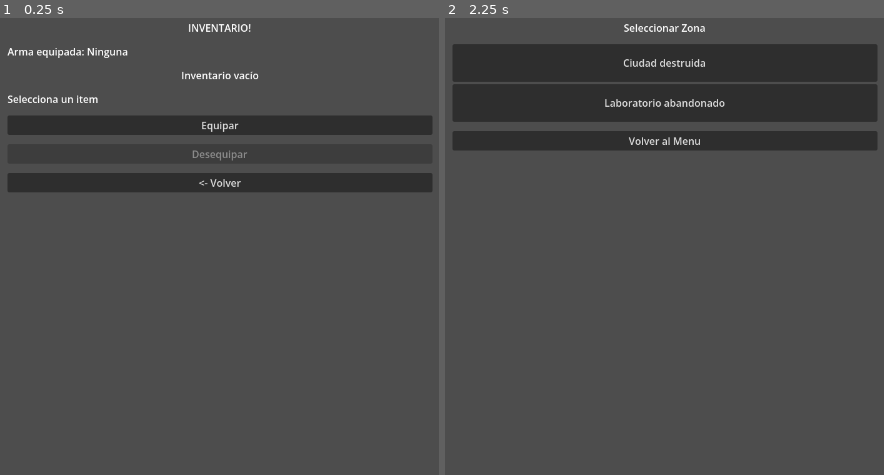
Above: before the commit, frames 1-2 (left to right).
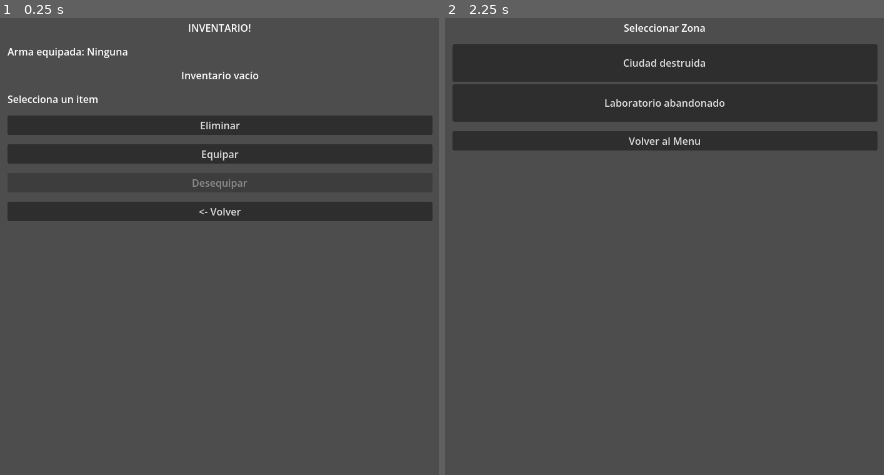
Above: after the commit, the same moments.

Repository: MirandaFrancoCBA/apocalypsheep
Game: Godot game, scene res://scenes/inventory.tscn
Two runs of this game, one before a commit and one after it. Both use one fixed random seed, a clock stepped at 60 frames per second and the inputs below. This scene is started directly instead of the project's main scene.
Inputs (mouse positions are in pixels of both pictures, inside the frame that each line leads up to):
- Up to frame 1 (0.25 s): no input
- Up to frame 2 (2.25 s): click "Equipar" at 0.5 s; click (664, 123) at 1.25 s, where only the run after the commit has a clickable "Eliminar"; click "<- Volver" at 2 s

The runs differ from the first frame. In frame 1, 4.4% of the frame differs, in the area x 1-99%, y 22-45%; in frame 2, nothing differs.

Commit message:
Fix: minor bugs

Diff:
--- a/scenes/inventory.tscn
+++ b/scenes/inventory.tscn
@@ -44,6 +44,10 @@
 text = "Selecciona un item"
 autowrap_mode = 2
 
+[node name="ButtonDelete" type="Button" parent="MarginContainer/VBoxContainer" unique_id=166275754]
+layout_mode = 2
+text = "Eliminar"
+
 [node name="ButtonEquip" type="Button" parent="MarginContainer/VBoxContainer" unique_id=1069234930]
 layout_mode = 2
 text = "Equipar"
@@ -56,6 +60,12 @@
 layout_mode = 2
 text = "<- Volver"
 
+[node name="ConfirmDeleteDialog" type="ConfirmationDialog" parent="." unique_id=394682685]
+ok_button_text = "Eliminar"
+dialog_text = "Eliminar item?"
+
+[connection signal="pressed" from="MarginContainer/VBoxContainer/ButtonDelete" to="." method="_on_button_delete_pressed"]
 [connection signal="pressed" from="MarginContainer/VBoxContainer/ButtonEquip" to="." method="_on_button_equip_pressed"]
 [connection signal="pressed" from="MarginContainer/VBoxContainer/ButtonUnequip" to="." method="_on_button_unequip_pressed"]
 [connection signal="pressed" from="MarginContainer/VBoxContainer/ButtonBack" to="." method="_on_button_back_pressed"]
+[connection signal="confirmed" from="ConfirmDeleteDialog" to="." method="_on_confirm_delete_dialog_confirmed"]
--- a/scripts/managers/game_manager.gd
+++ b/scripts/managers/game_manager.gd
@@ -117,6 +117,21 @@
 		emit_signal("level_up", player_data["level"])
 		print("[GameManager] ¡LEVEL UP! Nivel: ", player_data["level"])
 
+func remove_item(item: Dictionary) -> void:
+	var inventory = player_data["inventory"]
+
+	if item in inventory:
+		inventory.erase(item)
+
+		# si estaba equipado → desequipar
+		if player_data.get("equipped_weapon") == item:
+			player_data["equipped_weapon"] = null
+			print("[Inventory] Item equipado eliminado → desequipado automático")
+
+		print("[Inventory] Item eliminado:", item.get("name", ""))
+	else:
+		print("[Inventory] Item no encontrado")
+
 # ─────────────────────────────────────────
 # RESET (nueva partida)
 # ─────────────────────────────────────────
--- a/scripts/ui/inventory_scree.gd
+++ b/scripts/ui/inventory_scree.gd
@@ -8,6 +8,8 @@
 @onready var button_equip = $MarginContainer/VBoxContainer/ButtonEquip
 @onready var label_equipped = $MarginContainer/VBoxContainer/LabelEquipped
 @onready var button_unequip = $MarginContainer/VBoxContainer/ButtonUnequip
+@onready var button_delete = $MarginContainer/VBoxContainer/ButtonDelete
+@onready var confirm_delete_dialog = $ConfirmDeleteDialog
 
 var selected_item: Dictionary = {}
 
@@ -41,7 +43,7 @@
 		var text = item.get("name", "Item") + " (" + item.get("type", "") + ")"
 
 		if item == GameManager.get_equipped_weapon():
-			text += " (EQUIPADO)"
+			text += " ✔"
 
 		button.text = text
 
@@ -90,10 +92,22 @@
 	GameManager.equip_item(selected_item)
 	_update_equipped_label()
 	_update_unequip_button()
+	_refresh_inventory()
+
 func _on_button_unequip_pressed() -> void:
 	GameManager.unequip_item()
 	_update_equipped_label()
 	_update_unequip_button()
+	_refresh_inventory()
+
+func _clear_items() -> void:
+	for child in items_container.get_children():
+		child.queue_free()
+
+
+func _refresh_inventory() -> void:
+	_clear_items()
+	_load_inventory()
 
 func _update_unequip_button() -> void:
 	var weapon = GameManager.get_equipped_weapon()
@@ -107,3 +121,26 @@
 		label_equipped.text = "Arma equipada: Ninguna"
 	else:
 		label_equipped.text = "Arma equipada: " + weapon.get("name", "")
+
+
+
+
+
+func _on_button_delete_pressed() -> void:
+	if selected_item.is_empty():
+		print("[Inventory] Ningún item seleccionado")
+		return
+
+	confirm_delete_dialog.popup_centered()
+
+
+func _on_confirm_delete_dialog_confirmed() -> void:
+	GameManager.remove_item(selected_item)
+
+	selected_item = {}
+
+	_refresh_inventory()
+	_update_equipped_label()
+	_update_unequip_button()
+
+	label_detail.text = "Item eliminado"
--- a/scripts/ui/main_menu.gd
+++ b/scripts/ui/main_menu.gd
@@ -34,14 +34,15 @@
 	print("[MainMenu] Botón presionado")
 
 	if SaveManager.has_save():
-		# Carga la partida existente en GameManager
+		# cargar partida
 		SaveManager.load_game()
 	else:
-		# Resetea el estado para una partida nueva
-		GameManager.reset_game()
-		GameManager.game_started = true
+		# nueva partida (solo una vez)
+		if not GameManager.game_started:
+			GameManager.reset_game()
+			GameManager.game_started = true
 
-	# Navega a la selección de zona
+	# SIEMPRE navegar
 	SceneManager.go_to_zone_select()
 
 
